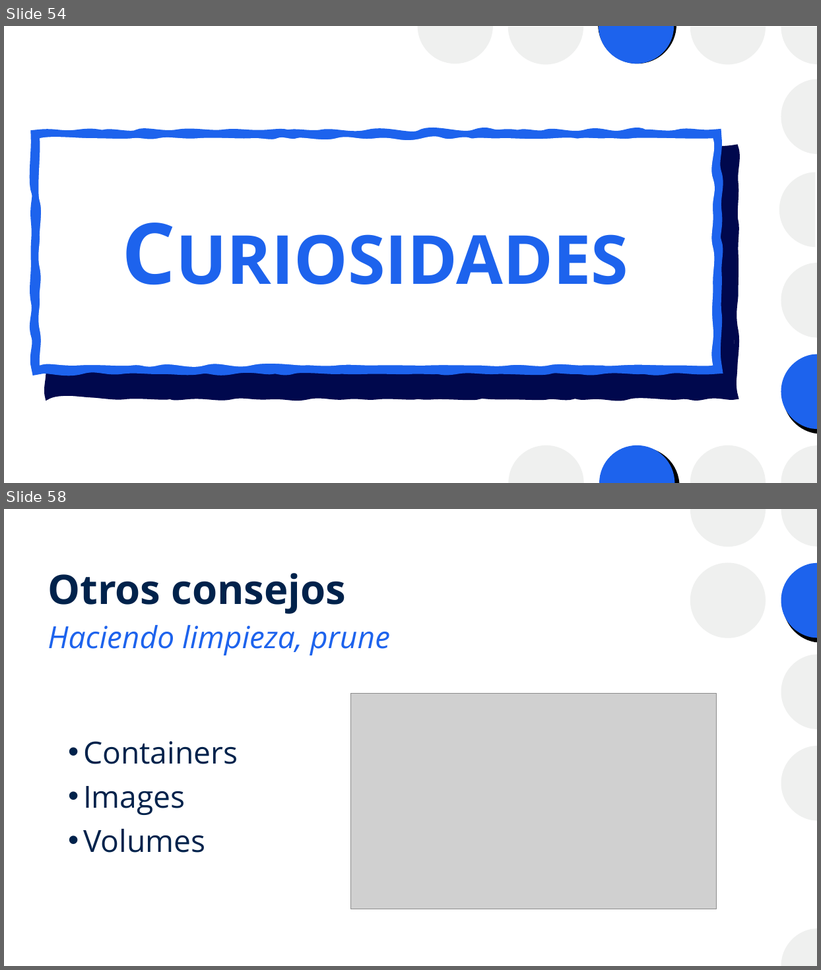
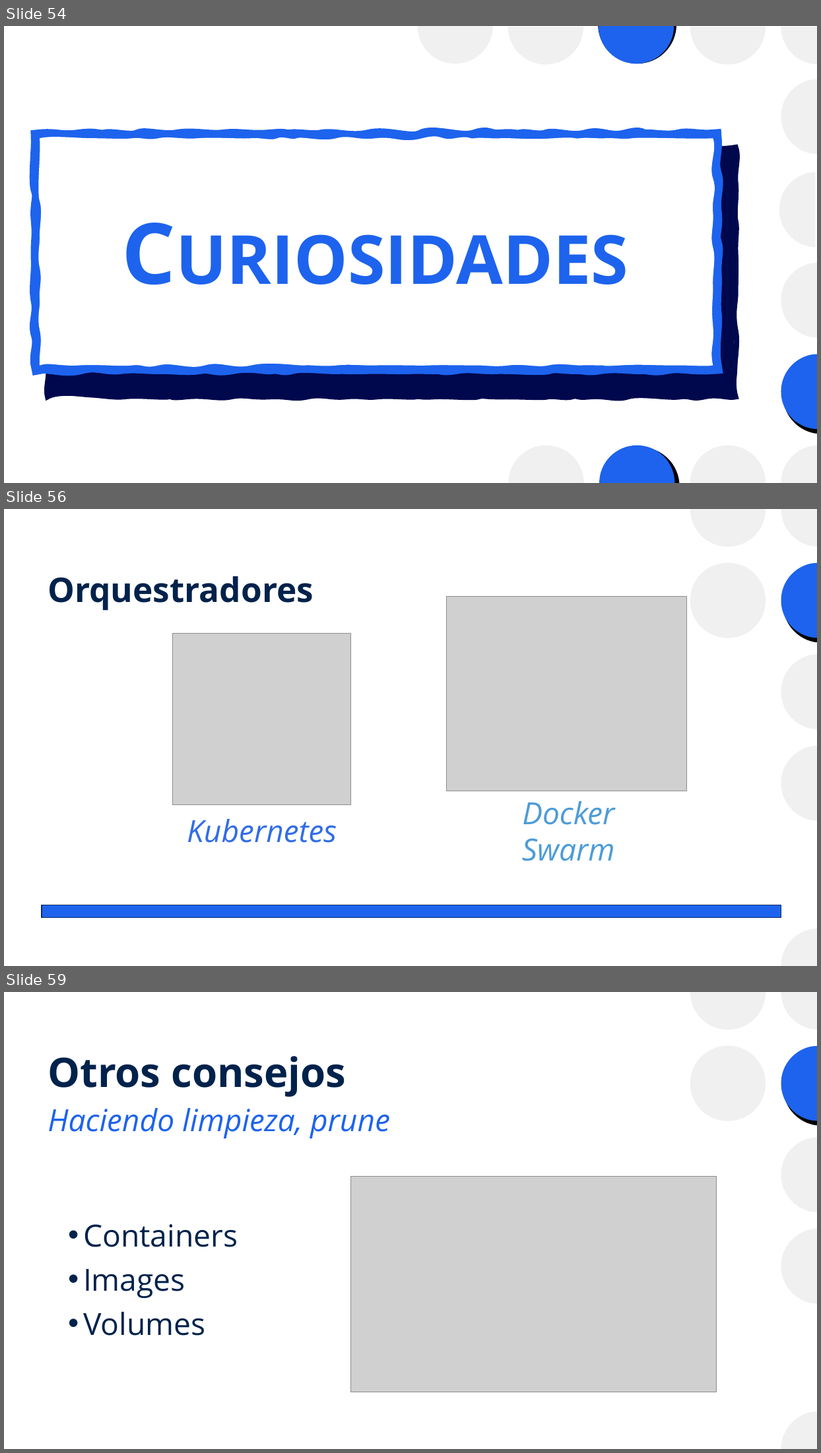
Before and after one commit to josanri/docker-workshop, a slide deck: Introducción a Docker.pptx. Shown one above the other, each under a label of ours: slides 54 and 58 before the commit, slides 54, 56 and 59 after it; the slides between them are not shown. The pictures are 821x970 and 821x1453 pixels, drawn with LibreOffice and Linux fonts; fonts in the diff are those of the drawing; grey boxes stand for pictures. Boxes give left, top, right and bottom in pixels: in the first picture for what was removed or moved away, otherwise in the second. Text is boxed around its words. In the diff, an @@ line names an element or a change of style, - is before the commit and + after.

```diff
--- a/Introducción a Docker.pptx
+++ b/Introducción a Docker.pptx
@@ slide 56 added at (4,509,817,966), background #FFFFFF; not listed: 7 template elements that a slide beside it also shows @@
@@ title added at (48,576,314,611), 40 pt, text #00224B, bold @@
+Orquestradores
@@ picture added at (446,596,687,791) @@
@@ picture added at (173,634,351,805) @@
@@ text added at (522,801,615,861), 36 pt, text #4D9CD7, italic @@
+Docker Swarm
@@ text added at (187,819,337,843), 36 pt, text #326DE6, italic @@
+Kubernetes
@@ rectangle added at (42,906,781,918), fill #1D63ED, outline #0D2B68 1 pt @@
@@ what was slide 58 is now slide 59 @@
```
Also in this commit, not shown: 17 slides changed, 1 other slide added, 1 slide removed, 1 other file.
